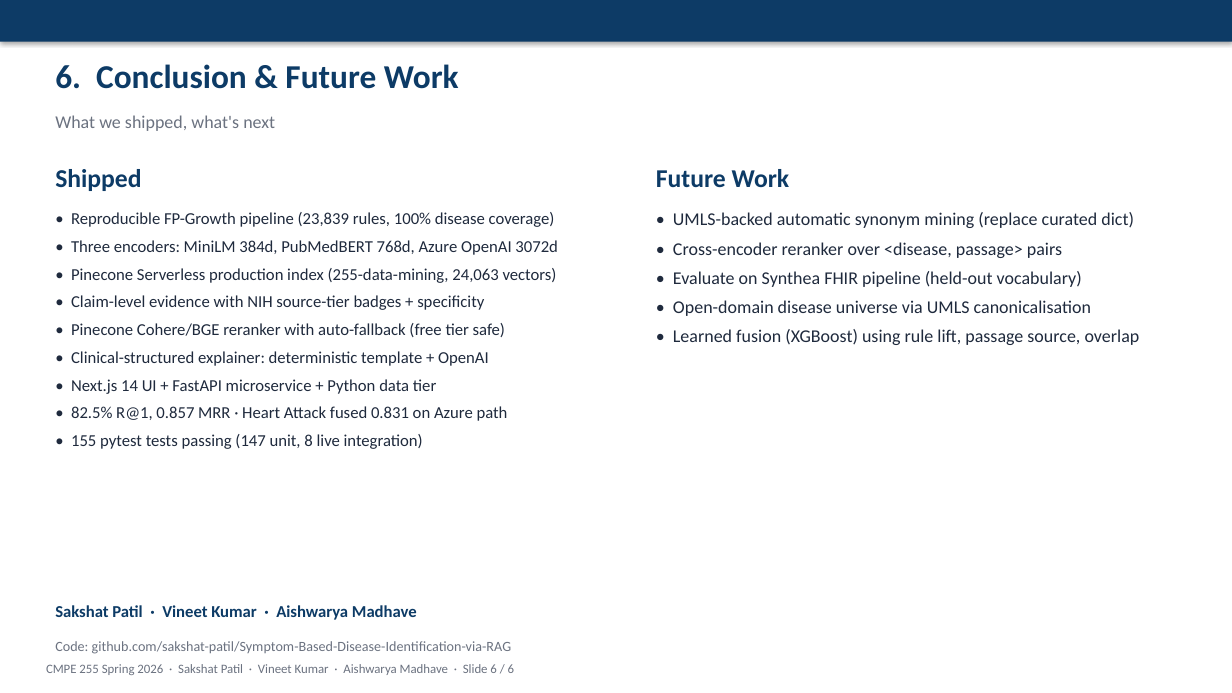
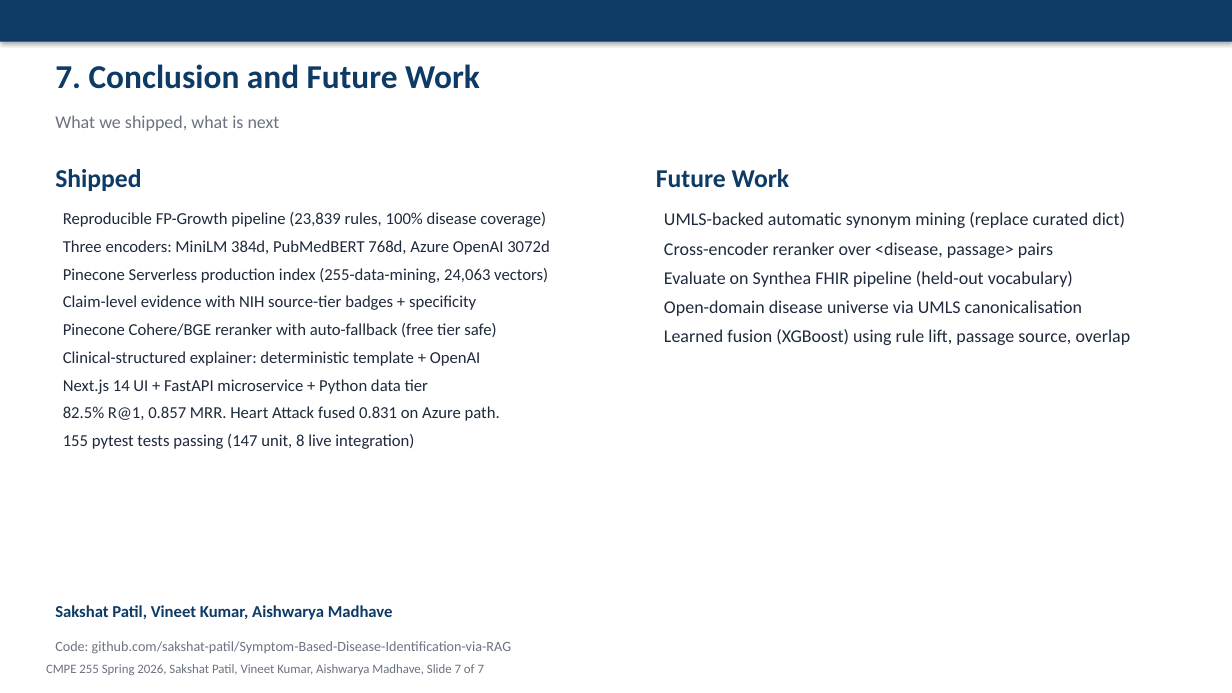
Before and after one commit to sakshat-patil/Symptom-Based-Disease-Identification-via-RAG, a slide deck: slide 8 of deliverables/slides/presentation.pptx (slide 7 before the commit). Drawn at 1232x693 pixels with LibreOffice and Linux fonts; fonts in the diff are those of the drawing. Boxes give left, top, right and bottom in pixels: in the first picture for what was removed or moved away, otherwise in the second. Text is boxed around its words. In the diff, an @@ line names an element or a change of style, - is before the commit and + after.

```diff
--- a/deliverables/slides/presentation.pptx
+++ b/deliverables/slides/presentation.pptx
@@ text at (x1=55, y1=64, x2=480, y2=89): text changed @@
-6. Conclusion & Future Work
+7. Conclusion and Future Work
@@ text at (x1=55, y1=115, x2=280, y2=131): text changed @@
-What we shipped, what's next
+What we shipped, what is next
@@ text at (x1=63, y1=212, x2=550, y2=449): text changed @@
-• Reproducible FP-Growth pipeline (23,839 rules, 100% disease coverage)
-• Three encoders: MiniLM 384d, PubMedBERT 768d, Azure OpenAI 3072d
-• Pinecone Serverless production index (255-data-mining, 24,063 vectors)
-• Claim-level evidence with NIH source-tier badges + specificity
-• Pinecone Cohere/BGE reranker with auto-fallback (free tier safe)
-• Clinical-structured explainer: deterministic template + OpenAI
-• Next.js 14 UI + FastAPI microservice + Python data tier
-• 82.5% R@1, 0.857 MRR · Heart Attack fused 0.831 on Azure path
-• 155 pytest tests passing (147 unit, 8 live integration)
+Reproducible FP-Growth pipeline (23,839 rules, 100% disease coverage)
+Three encoders: MiniLM 384d, PubMedBERT 768d, Azure OpenAI 3072d
+Pinecone Serverless production index (255-data-mining, 24,063 vectors)
+Claim-level evidence with NIH source-tier badges + specificity
+Pinecone Cohere/BGE reranker with auto-fallback (free tier safe)
+Clinical-structured explainer: deterministic template + OpenAI
+Next.js 14 UI + FastAPI microservice + Python data tier
+82.5% R@1, 0.857 MRR. Heart Attack fused 0.831 on Azure path.
+155 pytest tests passing (147 unit, 8 live integration)
@@ text at (x1=664, y1=212, x2=1131, y2=345): text changed @@
-• UMLS-backed automatic synonym mining (replace curated dict)
-• Cross-encoder reranker over <disease, passage> pairs
-• Evaluate on Synthea FHIR pipeline (held-out vocabulary)
-• Open-domain disease universe via UMLS canonicalisation
-• Learned fusion (XGBoost) using rule lift, passage source, overlap
+UMLS-backed automatic synonym mining (replace curated dict)
+Cross-encoder reranker over <disease, passage> pairs
+Evaluate on Synthea FHIR pipeline (held-out vocabulary)
+Open-domain disease universe via UMLS canonicalisation
+Learned fusion (XGBoost) using rule lift, passage source, overlap
@@ text at (x1=55, y1=605, x2=393, y2=620): text changed @@
-Sakshat Patil · Vineet Kumar · Aishwarya Madhave
+Sakshat Patil, Vineet Kumar, Aishwarya Madhave
@@ text at (x1=46, y1=664, x2=484, y2=675): text changed @@
-CMPE 255 Spring 2026 · Sakshat Patil · Vineet Kumar · Aishwarya Madhave · Slide 6 / 6
+CMPE 255 Spring 2026, Sakshat Patil, Vineet Kumar, Aishwarya Madhave, Slide 7 of 7
```
Also in this commit, not shown: 6 other slides changed, 1 slide added, 19 other files.
